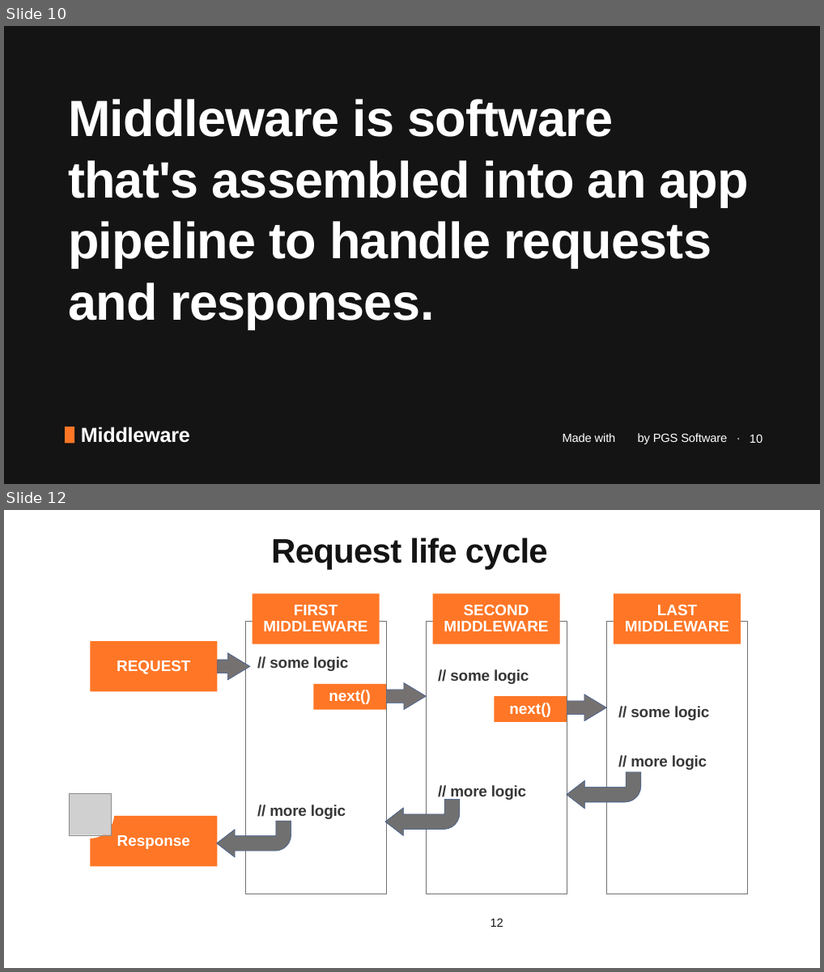
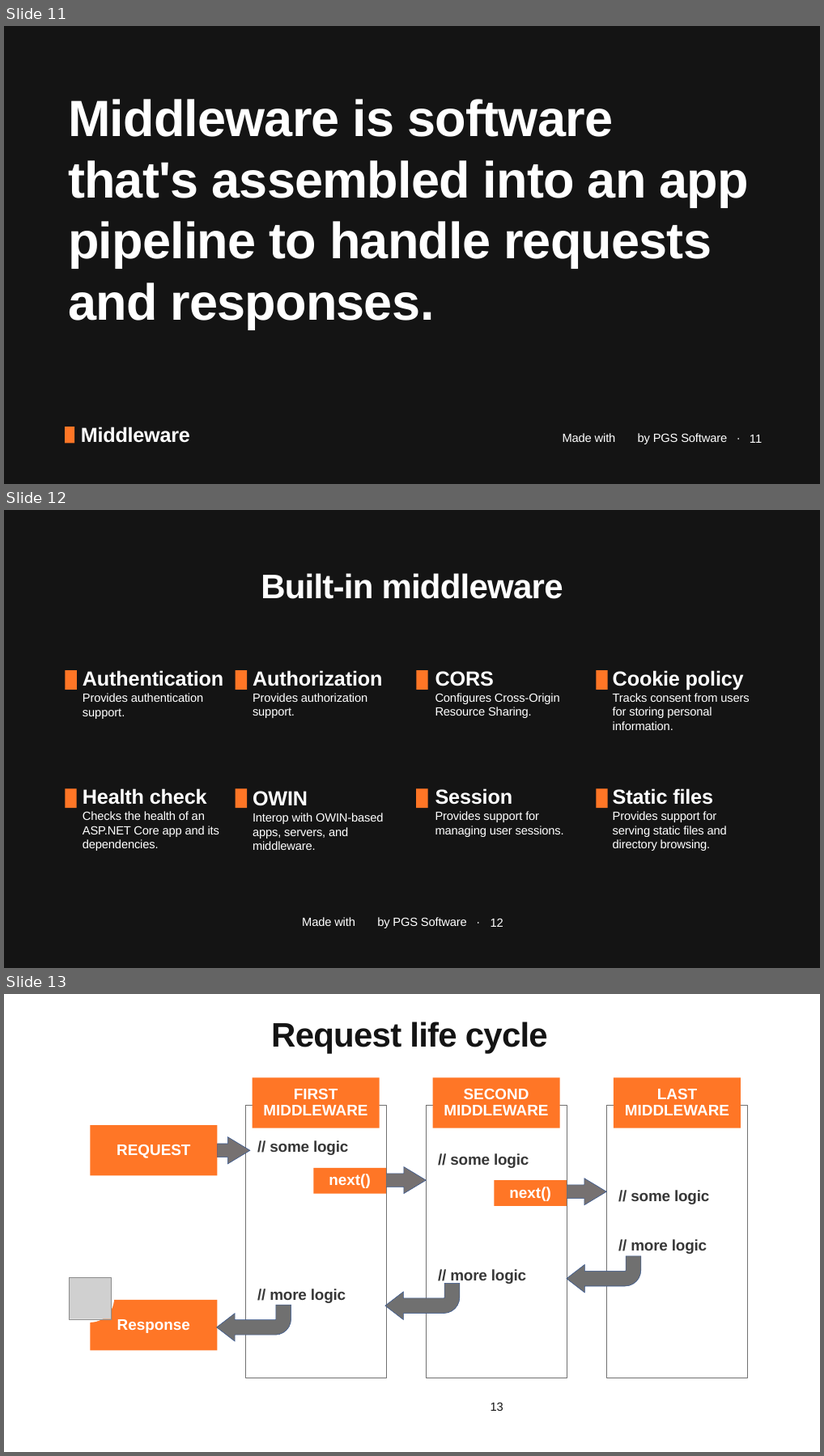
Before and after one commit to januszmarcinik/.NET-getting-started, a slide deck: PGS SharpDev.pptx. Shown one above the other, each under a label of ours: slides 10 and 12 before the commit, slides 11, 12 and 13 after it; the slides between them are not shown. The pictures are 824x972 and 824x1456 pixels, drawn with LibreOffice and Linux fonts; fonts in the diff are those of the drawing; grey boxes stand for pictures; background and template pictures are left out. Boxes give left, top, right and bottom in pixels: in the first picture for what was removed or moved away, otherwise in the second. Text is boxed around its words. In the diff, an @@ line names an element or a change of style, - is before the commit and + after.

```diff
--- a/PGS SharpDev.pptx
+++ b/PGS SharpDev.pptx
@@ slide 12 added at [4, 510, 820, 968], background #141414 @@
@@ title added at [261, 573, 564, 599], 80 pt, text #FFFFFF, bold @@
+Built-in middleware
@@ text added at [83, 670, 224, 719], 28 pt, text #FFFFFF @@
+Authentication
+Provides authentication support.
@@ text added at [253, 670, 383, 718], 28 pt, text #FFFFFF @@
+Authorization
+Provides authorization support.
@@ text added at [436, 671, 560, 718], 28 pt, text #FFFFFF @@
+CORS
+Configures Cross-Origin Resource Sharing.
@@ text added at [613, 670, 749, 730], 28 pt, text #FFFFFF @@
+Cookie policy
+Tracks consent from users for storing personal information.
@@ text added at [83, 789, 219, 851], 28 pt, text #FFFFFF @@
+Health check
+Checks the health of an ASP.NET Core app and its dependencies.
@@ text added at [253, 791, 384, 850], 28 pt, text #FFFFFF @@
+OWIN
+Interop with OWIN-based apps, servers, and middleware.
@@ text added at [436, 789, 565, 837], 28 pt, text #FFFFFF @@
+Session
+Provides support for managing user sessions.
@@ text added at [613, 789, 727, 851], 28 pt, text #FFFFFF @@
+Static files
+Provides support for serving static files and directory browsing.
@@ text added at [302, 917, 467, 929], 28 pt, text #FFFFFF @@
+Made with by PGS Software ·
@@ page number added at [491, 918, 504, 927], 28 pt, text #FFFFFF @@
+12
@@ what was slide 10 is now slide 11 @@
@@ page number at [750, 435, 762, 443]: text changed @@
-10
+11
@@ what was slide 12 is now slide 13 @@
@@ page number at [491, 1402, 504, 1411]: text changed @@
-12
+13
```
Also in this commit, not shown: 2 other slides added, 3 slides removed, 3 other files.
